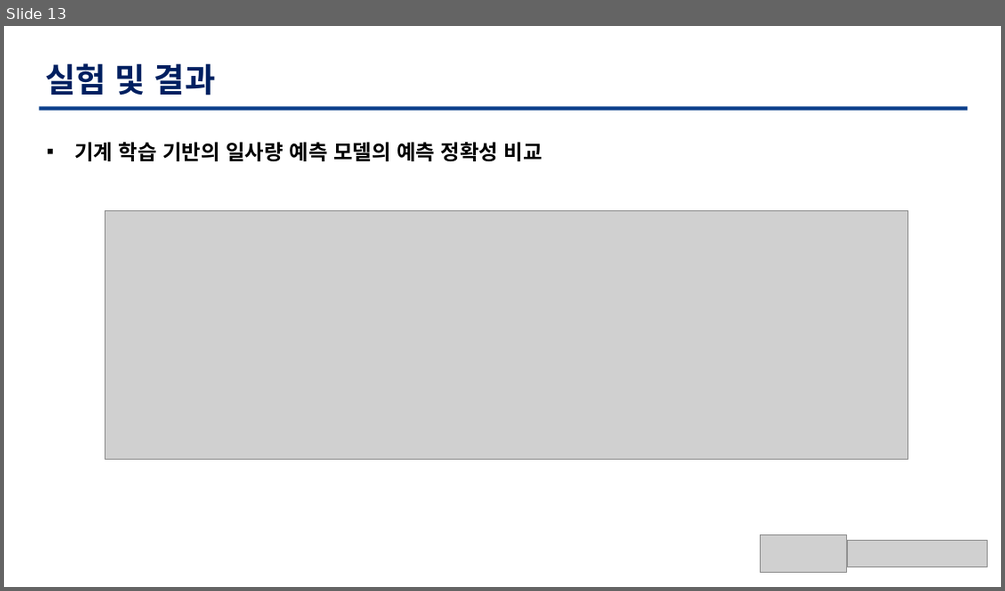
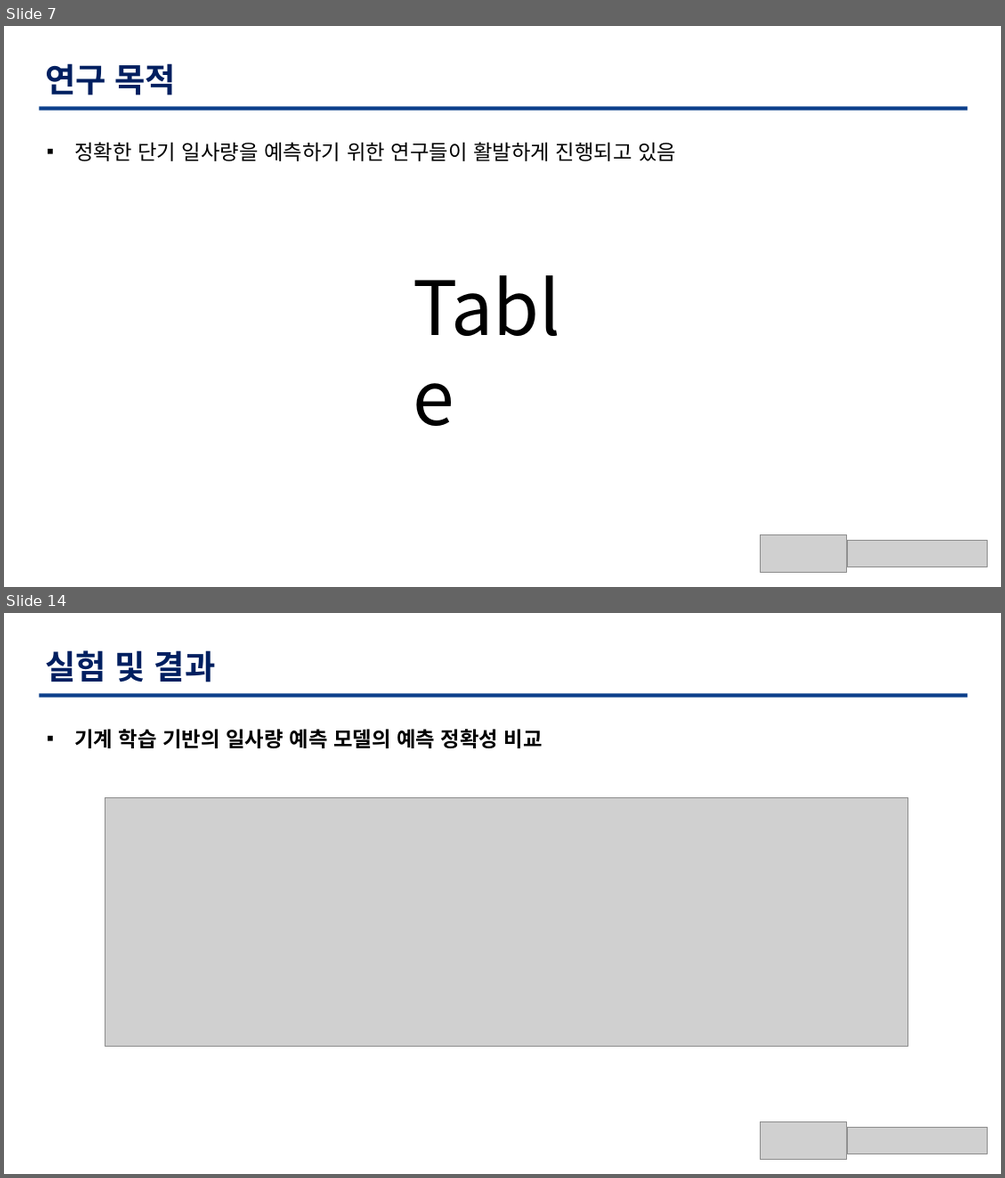
Before and after one commit to TaegyuHan/Solar_radiation_prediction_model, a slide deck: KICS_PT/[KICS] 모델 poster.pptx. Shown one above the other, each under a label of ours: slide 13 before the commit, slides 7 and 14 after it; the slides between them are not shown. The pictures are 1005x591 and 1005x1178 pixels, drawn with LibreOffice and Linux fonts; fonts in the diff are those of the drawing; grey boxes stand for pictures. Boxes give left, top, right and bottom in pixels: in the first picture for what was removed or moved away, otherwise in the second. Text is boxed around its words. In the diff, an @@ line names an element or a change of style, - is before the commit and + after.

```diff
--- a/KICS_PT/[KICS] 모델 poster.pptx
+++ b/KICS_PT/[KICS] 모델 poster.pptx
@@ slide 7 added at box(4, 26, 1001, 587), background #FFFFFF @@
@@ text added at box(45, 63, 176, 95), 32 pt, text #001F60, bold @@
+연구 목적
@@ freeform shape added at box(39, 107, 968, 111), fill #0C3F8B @@
@@ text added at box(74, 142, 676, 161), 20 pt, text #000000 @@
+▪ 정확한 단기 일사량을 예측하기 위한 연구들이 활발하게 진행되고 있음
@@ text added at box(405, 257, 600, 355), 72 pt, text #000000 @@
+Table
@@ picture added at box(760, 534, 848, 572) @@
@@ picture added at box(847, 540, 987, 566) @@
@@ what was slide 13 is now slide 14 @@
```
Also in this commit, not shown: 11 slides changed.
